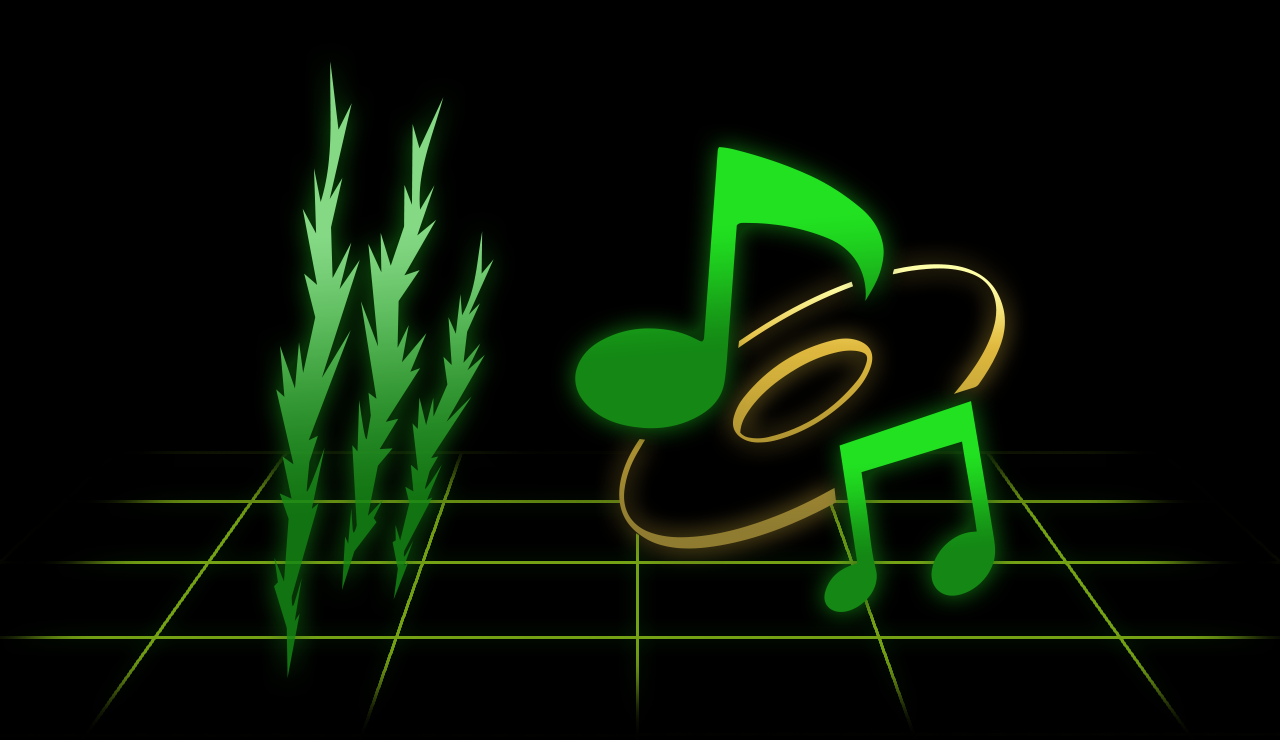
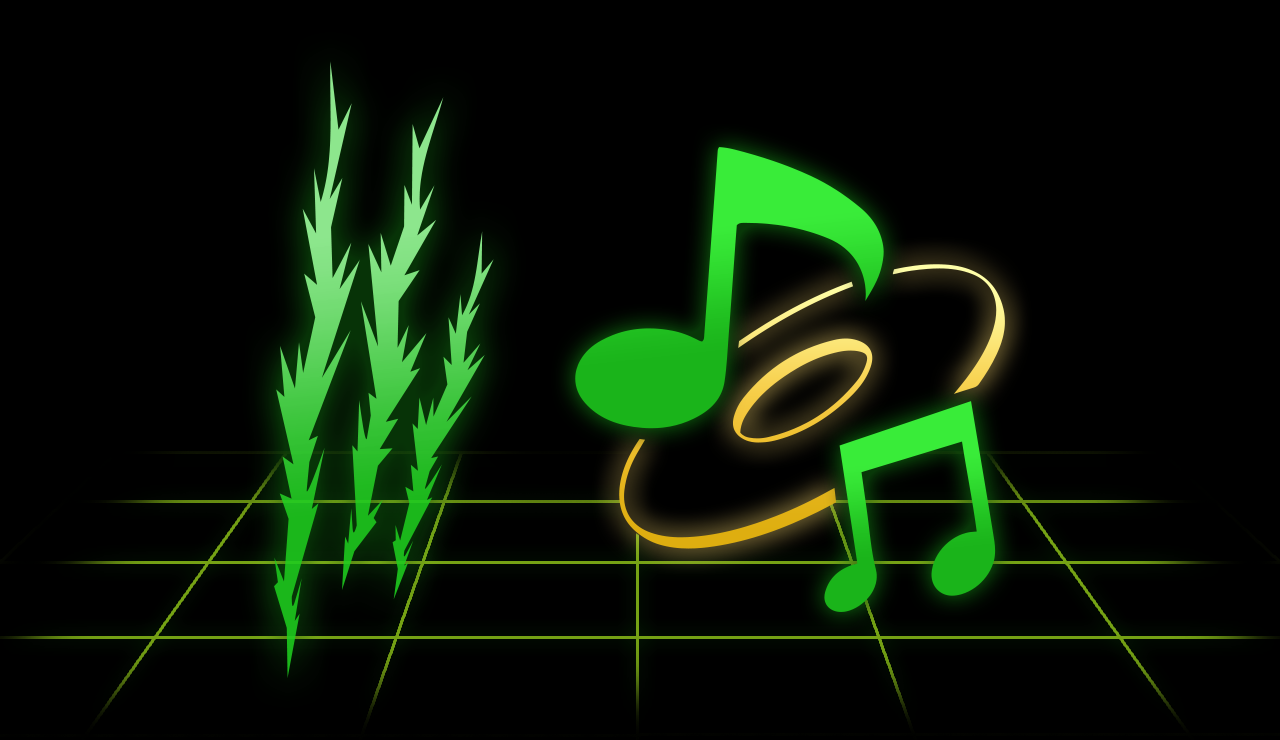
Layer changes from the first 1280px x 740px image to the second:
"Claws": opacity 85% → 90%, painted on it, masked it over (274, 61, 494, 678)
painted on "Note1", masked it over (575, 147, 884, 429)
painted on "Note2", masked it over (824, 401, 996, 612)
painted on "CD", masked it over (619, 264, 1005, 549)
